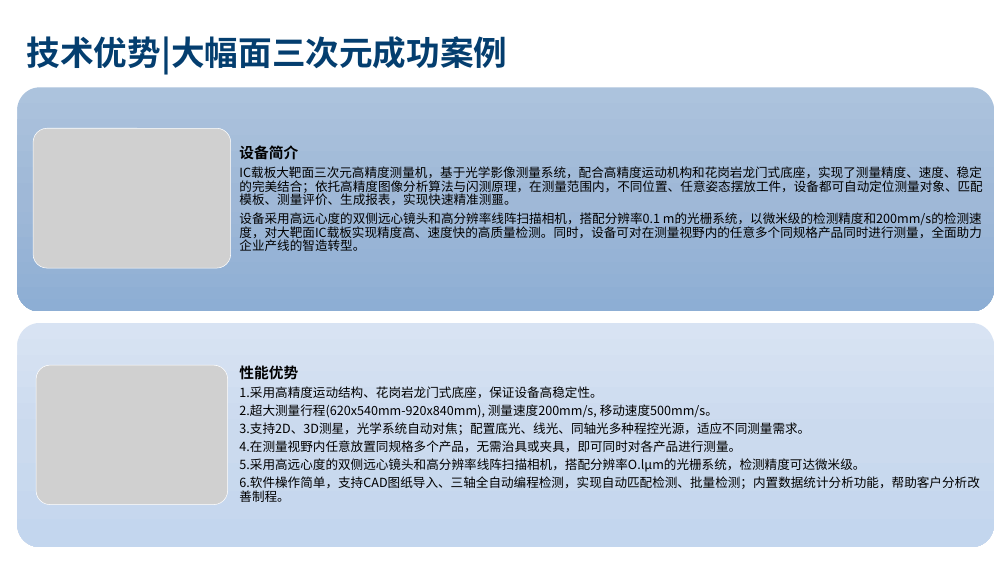
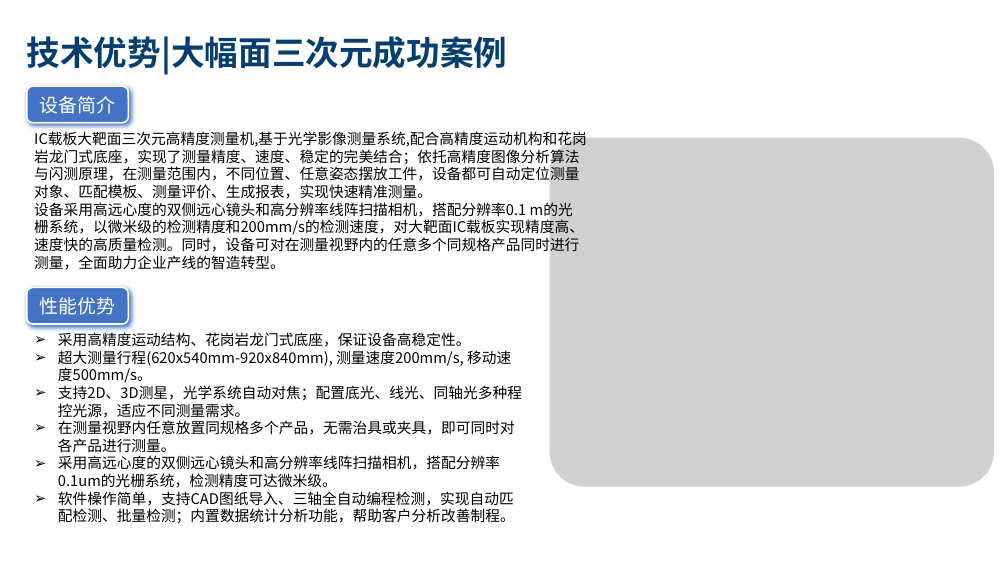
Before and after one commit to wanglvhh/Solution_2021, a slide deck: slide 23 of 2022/01/BOYD 大幅面散热板外观测量检测项目/BOYD-散热板外观检测解决方案 新版V1.0.0.1.pptx. Drawn at 1008x567 pixels with LibreOffice and Linux fonts; fonts in the diff are those of the drawing; grey boxes stand for pictures; background and template pictures are left out. Boxes give left, top, right and bottom in pixels: in the first picture for what was removed or moved away, otherwise in the second. Text is boxed around its words. In the diff, an @@ line names an element or a change of style, - is before the commit and + after.

Commit message:
Update BOYD 大幅面散热板外观测量检测项目

```diff
--- a/2022/01/BOYD 大幅面散热板外观测量检测项目/BOYD-散热板外观检测解决方案 新版V1.0.0.1.pptx
+++ b/2022/01/BOYD 大幅面散热板外观测量检测项目/BOYD-散热板外观检测解决方案 新版V1.0.0.1.pptx
@@ rounded rectangle added at (26,86,128,123), fill #4472C4, outline #FFFFFF 1.5 pt, 18 pt, text #FFFFFF @@
+设备简介
@@ text "IC载板大靶面三次元高精度测量机,基于光学影像测量系统,配合高精度运动机构和花岗" at (34,131,587,270): vertical alignment middle to top @@
@@ text at (34,131,587,270): text changed; size 12 to 14 pt @@
-设备简介
-IC载板大靶面三次元高精度测量机，基于光学影像测量系统，配合高精度运动机构和花岗岩龙门式底座，实现了测量精度、速度、稳定的完美结合；依托高精度图像分析算法与闪测原理，在测量范围内，不同位置、任意姿态摆放工件，设备都可自动定位测量对象、匹配模板、测量评价、生成报表，实现快速精准测噩。
-设备采用高远心度的双侧远心镜头和高分辨率线阵扫描相机，搭配分辨率0.1 m的光栅系统，以微米级的检测精度和200mm/s的检测速度，对大靶面IC载板实现精度高、速度快的高质量检测。同时，设备可对在测量视野内的任意多个同规格产品同时进行测量，全面助力企业产线的智造转型。
+IC载板大靶面三次元高精度测量机,基于光学影像测量系统,配合高精度运动机构和花岗
+岩龙门式底座，实现了测量精度、速度、稳定的完美结合；依托高精度图像分析算法
+与闪测原理，在测量范围内，不同位置、任意姿态摆放工件，设备都可自动定位测量
+对象、匹配模板、测量评价、生成报表，实现快速精准测量。
+设备采用高远心度的双侧远心镜头和高分辨率线阵扫描相机，搭配分辨率0.1 m的光
+栅系统，以微米级的检测精度和200mm/s的检测速度，对大靶面IC载板实现精度高、
+速度快的高质量检测。同时，设备可对在测量视野内的任意多个同规格产品同时进行
+测量，全面助力企业产线的智造转型。
@@ picture added at (550,138,994,487) @@
@@ rounded rectangle added at (26,287,128,324), fill #4472C4, outline #FFFFFF 1.5 pt, 18 pt, text #FFFFFF @@
+性能优势
@@ text "采用高精度运动结构、花岗岩龙门式底座，保证设备高稳定性。" at (58,332,522,523): vertical alignment middle to top @@
@@ text at (58,332,522,523): text changed; size 12 to 14 pt @@
-性能优势
-1.采用高精度运动结构、花岗岩龙门式底座，保证设备高稳定性。
-2.超大测量行程(620x540mm-920x840mm), 测量速度200mm/s, 移动速度500mm/s。
-3.支持2D、3D测星，光学系统自动对焦；配置底光、线光、同轴光多种程控光源，适应不同测量需求。
-4.在测量视野内任意放置同规格多个产品，无需治具或夹具，即可同时对各产品进行测量。
-5.采用高远心度的双侧远心镜头和高分辨率线阵扫描相机，搭配分辨率O.lµm的光栅系统，检测精度可达微米级。
-6.软件橾作简单，支持CAD图纸导入、三轴全自动编程检测，实现自动匹配检测、批量检测；内置数据统计分析功能，帮助客户分析改善制程。
+➢ 采用高精度运动结构、花岗岩龙门式底座，保证设备高稳定性。
+➢ 超大测量行程(620x540mm-920x840mm), 测量速度200mm/s, 移动速度500mm/s。
+➢ 支持2D、3D测星，光学系统自动对焦；配置底光、线光、同轴光多种程控光源，适应不同测量需求。
+➢ 在测量视野内任意放置同规格多个产品，无需治具或夹具，即可同时对各产品进行测量。
+➢ 采用高远心度的双侧远心镜头和高分辨率线阵扫描相机，搭配分辨率0.1um的光栅系统，检测精度可达微米级。
+➢ 软件橾作简单，支持CAD图纸导入、三轴全自动编程检测，实现自动匹配检测、批量检测；内置数据统计分析功能，帮助客户分析改善制程。
@@ group removed at (17,88,994,547): 2 rounded rectangles, 2 pictures @@
```
Also in this commit, not shown: 12 other slides changed, 11 other files.
